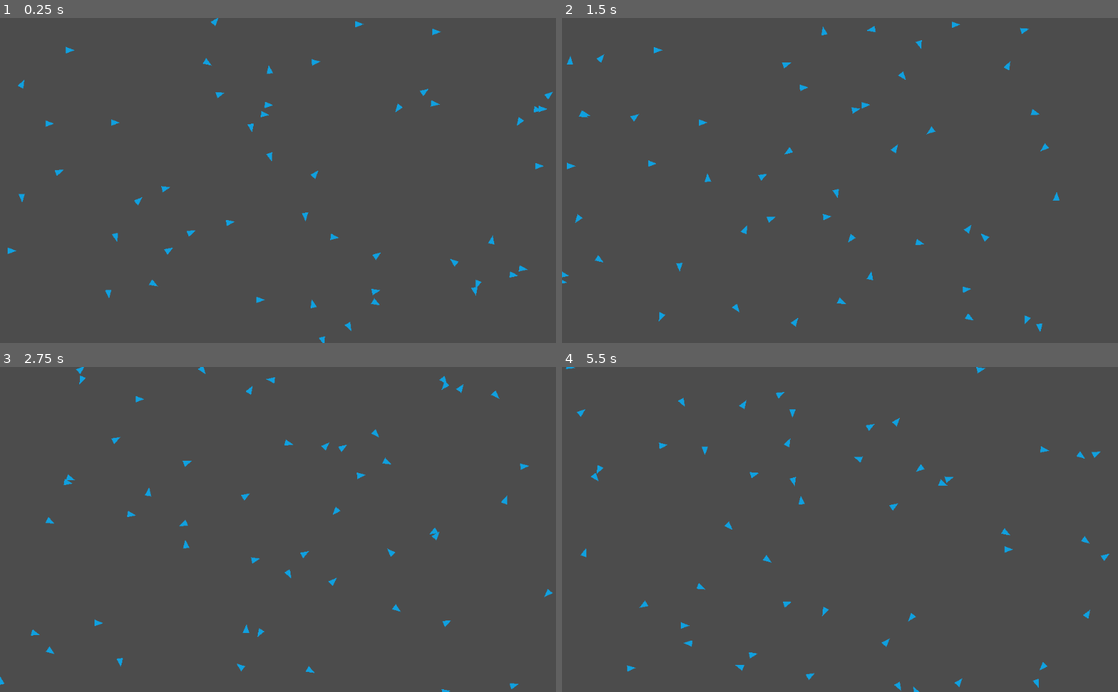
Above: before the commit, frames 1-4 (two rows, left to right).
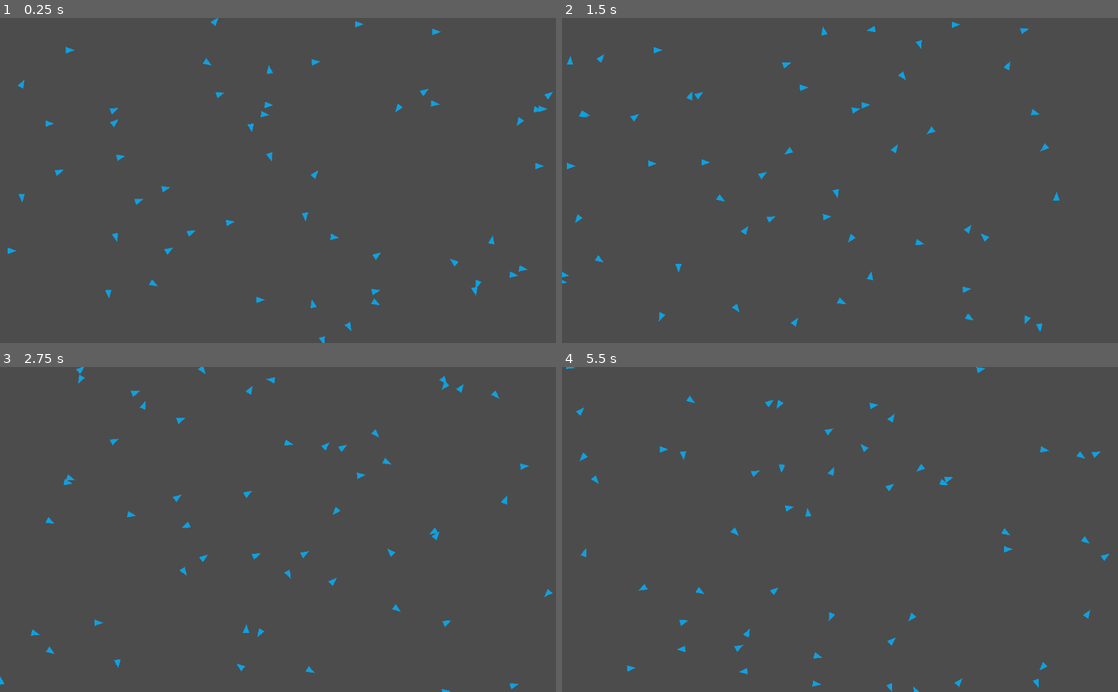
Above: after the commit, the same moments.

Repository: deplanty/boids-godot
Game: Godot game, scene res://scenes/board.tscn
The game is run twice, just before and just after one commit, with the same random seed, the same clock (stepped at 60 frames per second) and the same inputs.
Inputs:
- Up to frame 1 (0.25 s): no input
- Up to frame 2 (1.5 s): no input
- Up to frame 3 (2.75 s): no input
- Up to frame 4 (5.5 s): no input

The runs differ from the first frame. In frame 1, less than 0.1% of the frame differs, in the area x 19-26%, y 27-58%; in frame 2, 0.2%; in frame 3, 0.3%; in frame 4, 1.1%, in the area x 2-81%, y 0-100%.

Commit message:
Manage the flock with a singleton

Diff:
--- a/scenes/board.gd
+++ b/scenes/board.gd
@@ -8,7 +8,6 @@
 
 
 func _ready():
-	print("Board ready")
 	add_boids(quantity)
 
 
--- a/scenes/board.tscn
+++ b/scenes/board.tscn
@@ -1,8 +1,16 @@
-[gd_scene load_steps=2 format=2]
+[gd_scene load_steps=3 format=2]
 
 [ext_resource path="res://scenes/board.gd" type="Script" id=1]
+[ext_resource path="res://scenes/boid.tscn" type="PackedScene" id=2]
 
 [node name="Board" type="Node2D"]
 script = ExtResource( 1 )
 
 [node name="Boids" type="Node" parent="."]
+
+[node name="Boid" parent="Boids" instance=ExtResource( 2 )]
+position = Vector2( 209, 170 )
+
+[node name="Boid2" parent="Boids" instance=ExtResource( 2 )]
+position = Vector2( 221, 257 )
+rotation = -0.610918
--- /dev/null
+++ b/singletons/flock.gd
@@ -0,0 +1,9 @@
+extends Node
+
+
+var _id_current :int = 0
+
+## Returns the next id when a boid is created
+func next_id() -> int:
+	_id_current += 1
+	return _id_current
